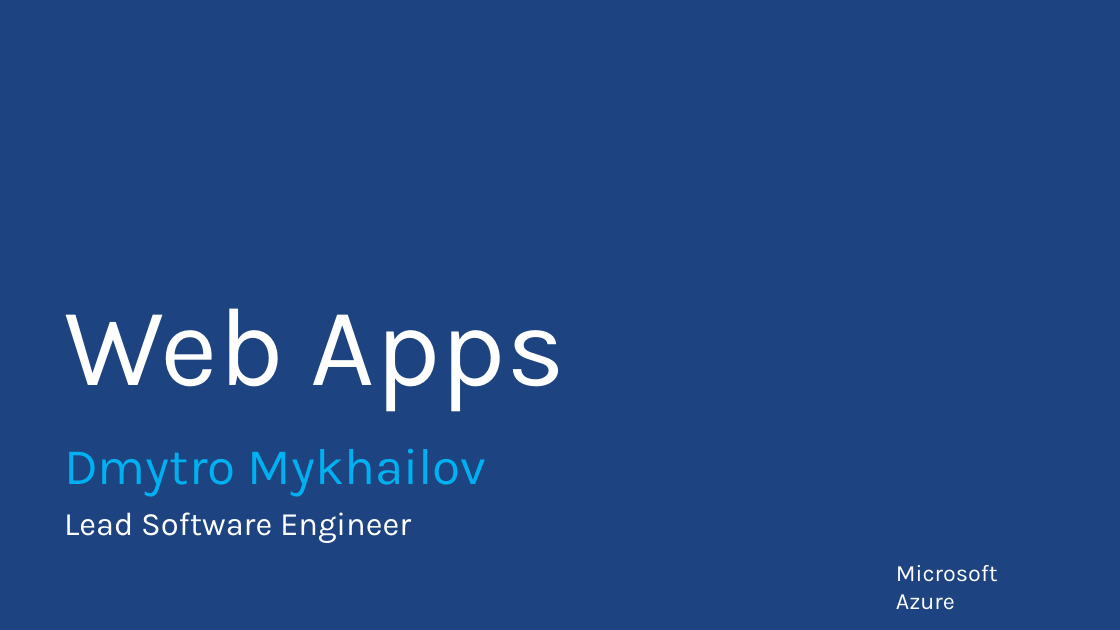
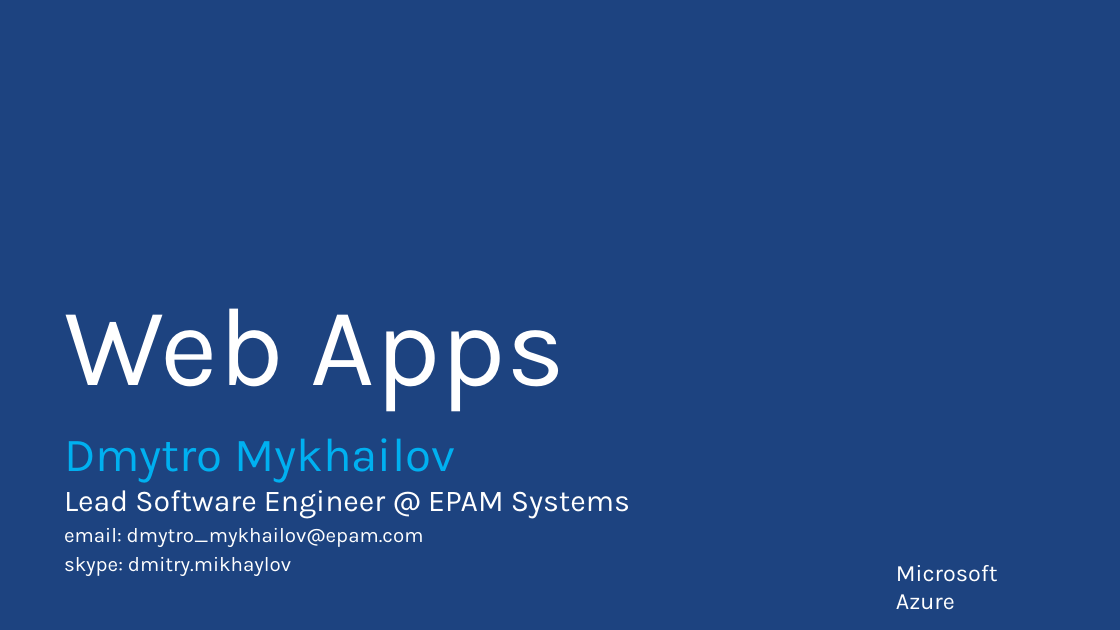
Before and after one commit to PyroJoke/AzureBootcamp2015Kharkiv, a slide deck: slide 1 of Presentations/AzureGlobalBootcamp - WebApps.pptx. Drawn at 1120x630 pixels with LibreOffice and Linux fonts; fonts in the diff are those of the drawing; background and template pictures are left out. Boxes give left, top, right and bottom in pixels: in the first picture for what was removed or moved away, otherwise in the second. Text is boxed around its words. In the diff, an @@ line names an element or a change of style, - is before the commit and + after.

Commit message:
Added my email and skype to presentation title page

```diff
--- a/Presentations/AzureGlobalBootcamp - WebApps.pptx
+++ b/Presentations/AzureGlobalBootcamp - WebApps.pptx
@@ subtitle at bbox=[64, 438, 455, 483]: size 44 to 40.7 pt in "Dmytro Mykhailov"; line spacing 0.9 to 0.7 @@
@@ subtitle at bbox=[64, 490, 630, 576]: text changed; size 28 to 17.6 pt @@
-Lead Software Engineer
+Lead Software Engineer @ EPAM Systems
+email: dmytro_mykhailov@epam.com
+skype: dmitry.mikhaylov
```
